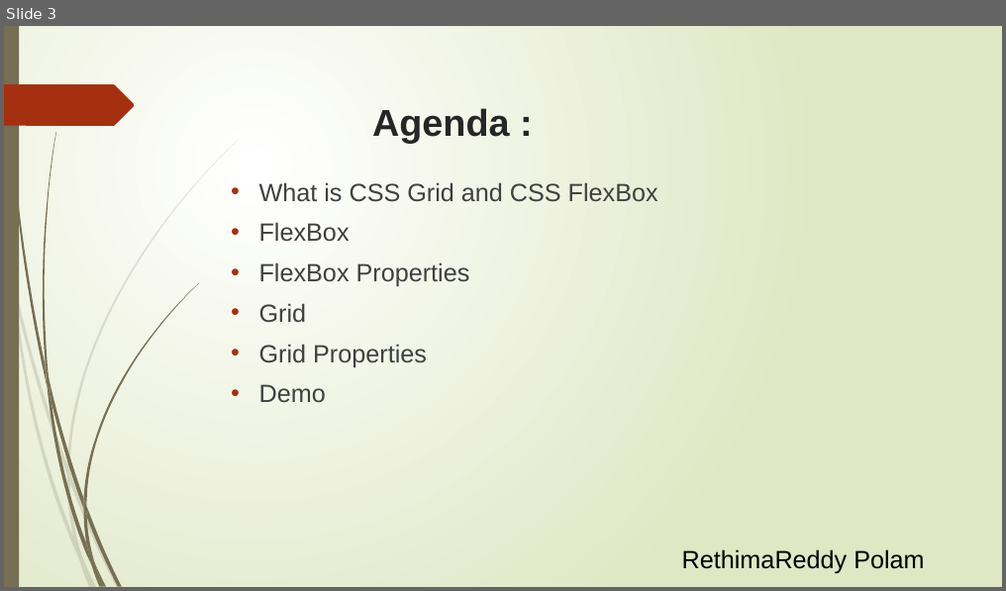
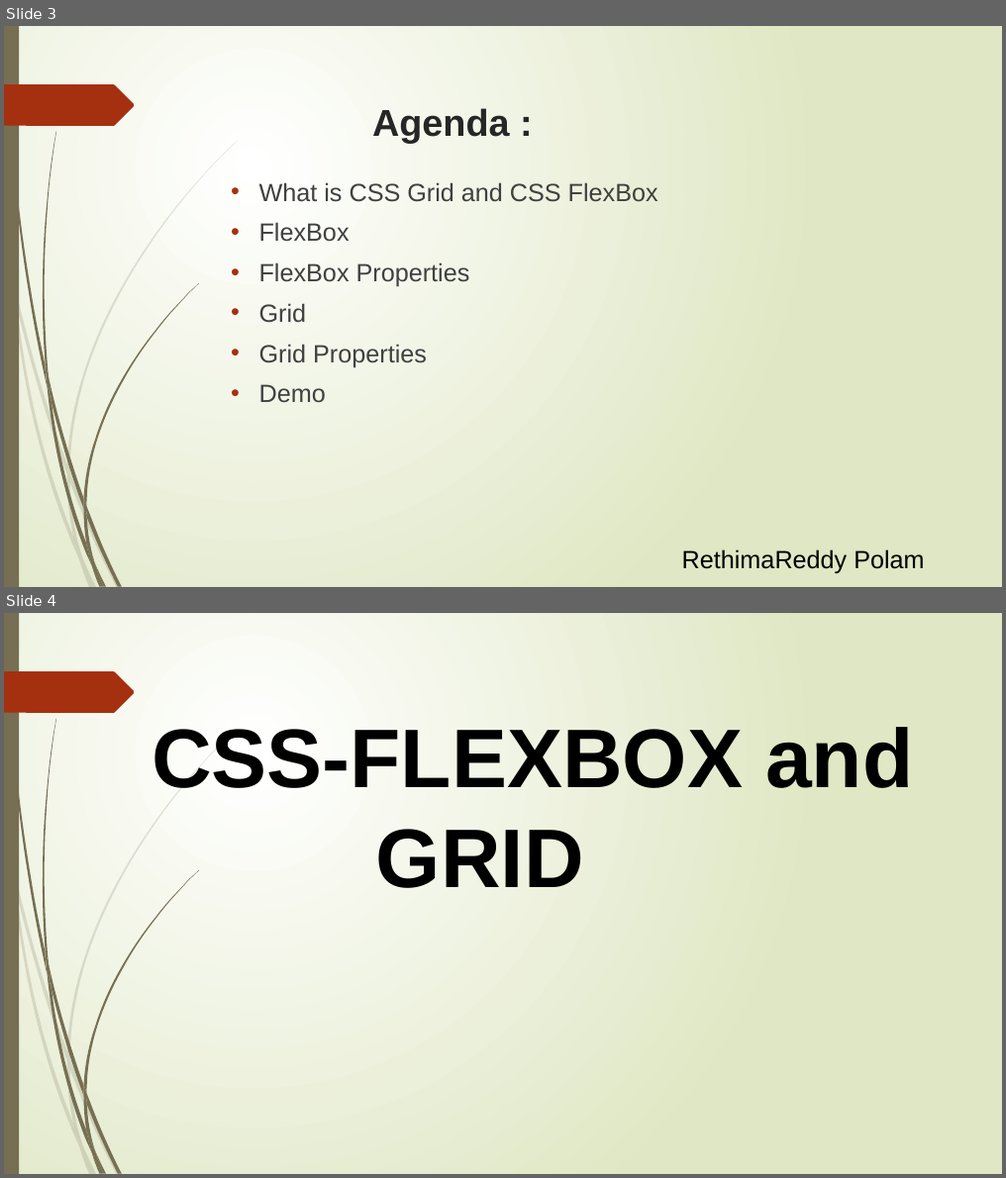
Before and after one commit to Rithima-Reddy/CSS-FLEXBOX, a slide deck: docs/Flexbox_Grid.pptx. Shown one above the other, each under a label of ours: slide 3 before the commit, slides 3 and 4 after it. The pictures are 1006x591 and 1006x1178 pixels, drawn with LibreOffice and Linux fonts; fonts in the diff are those of the drawing. Boxes give left, top, right and bottom in pixels: in the first picture for what was removed or moved away, otherwise in the second. Text is boxed around its words. In the diff, an @@ line names an element or a change of style, - is before the commit and + after.

```diff
--- a/docs/Flexbox_Grid.pptx
+++ b/docs/Flexbox_Grid.pptx
@@ slide 4 added at <box>4,613,1002,1174</box>, background gradient #FFFFFF to #DFE8C4; not listed: 24 template elements that a slide beside it also shows @@
@@ text added at <box>152,727,913,888</box>, 80 pt, text #000000, bold @@
+CSS-FLEXBOX and GRID
```
Also in this commit, not shown: 6 slides changed, 1 other slide added.
